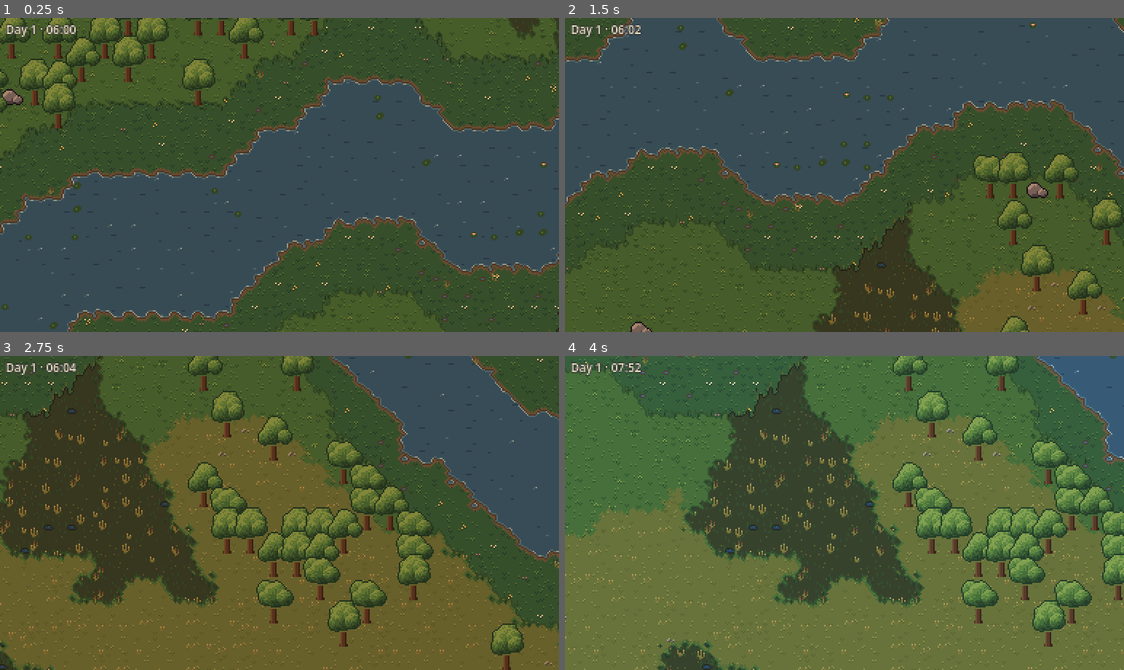
Above: before the commit, frames 1-4 (two rows, left to right).
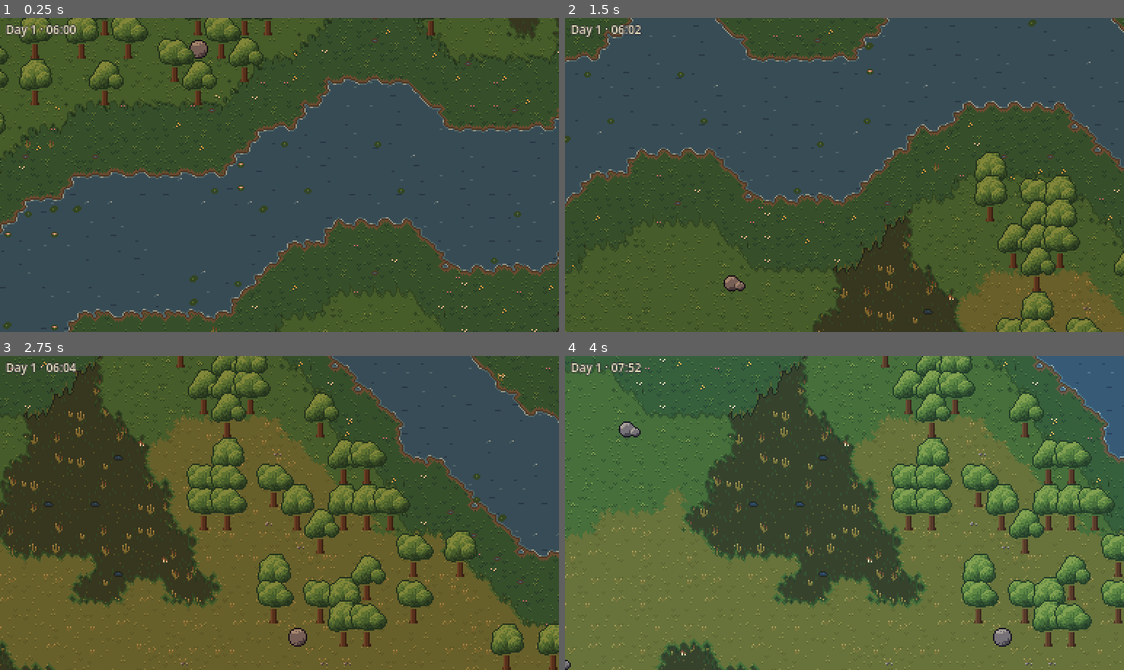
Above: after the commit, the same moments.

Repository: gentoomaniac/sandbox-game
Game: Godot game, scene res://game/scenes/main.tscn
The game is run twice, just before and just after one commit, with the same random seed, the same clock (stepped at 60 frames per second) and the same inputs.
Inputs:
- Up to frame 1 (0.25 s): no input
- Up to frame 2 (1.5 s): tap Enter at 0.5 s; hold Right (ui_right) 0.53-1.28 s; hold Down (ui_down) from 1.28 s (still down)
- Up to frame 3 (2.75 s): release Down (ui_down) at 2.03 s; hold Right (ui_right) from 2.03 s (still down)
- Up to frame 4 (4 s): release Right (ui_right) at 2.78 s; hold F2 (toggle_fast_forward) 2.78-3.53 s; tap Space at 3.5 s; hold Left (ui_left) from 3.53 s (still down)

The runs differ from the first frame. In frame 1, 11% of the frame differs, in the area x 0-100%, y 0-100%; in frame 2, 11%; in frame 3, 17%; in frame 4, 19%.

Commit message:
Use a stable position hash instead of Godot's hash()
PositionHash.of is an explicit 32-bit integer mix, used for object generation and the
tile, decoration and object variant picks, so generation does not depend on the engine's
hash(). Known values are pinned in a test. Also adds WorldView tests for the objects
layer and refreshes the chunk load timing comment.

Co-Authored-By: Claude Sonnet 5.5 <noreply@anthropic.com>

Diff:
--- a/game/scenes/object_tileset.gd
+++ b/game/scenes/object_tileset.gd
@@ -32,5 +32,5 @@
 ## neighbours differ.
 static func atlas_cell(object: WorldObject) -> Vector2i:
 	var object_type: Dictionary = WorldObjectTypes.TYPES[object.type]
-	var variant := hash(object.pos) % int(object_type["variants"])
+	var variant := PositionHash.of(object.pos) % int(object_type["variants"])
 	return Vector2i(variant, object_type["atlas_row"])
--- a/game/scenes/terrain_tileset.gd
+++ b/game/scenes/terrain_tileset.gd
@@ -136,7 +136,7 @@
 ## same edge variant: lush and dry grass share their shapes with ordinary grass, and only
 ## stay inside it when the variant matches.
 func atlas_cell(layer: int, mask: int, cell: Vector2i) -> Vector2i:
-	var roll := hash(cell)
+	var roll := PositionHash.of(cell)
 	if mask != FULL:
 		return Vector2i(roll % EDGE_VARIANTS * FULL + mask, layer)
 	return Vector2i(FULL_COLUMN + roll % _full_variant_counts[layer], layer)
@@ -151,7 +151,7 @@
 	var in_cluster := clampf((cluster - CLUSTER_START) * 3.0, 0.0, 1.0)
 	var chance := lerpf(DECORATION_CHANCE, CLUSTER_DECORATION_CHANCE, in_cluster)
 	# A different roll than atlas_cell's, so decorations don't follow the variants.
-	var roll := hash(Vector3i(tile_pos.x, tile_pos.y, 1))
+	var roll := PositionHash.of(tile_pos, 1)
 	if roll % 1000 >= chance * 1000:
 		return NO_DECORATION
 	return Vector2i(roll / 1000 % count, layer)
--- a/game/scenes/world_view.gd
+++ b/game/scenes/world_view.gd
@@ -13,7 +13,8 @@
 
 const LOAD_RADIUS := 3
 const UNLOAD_RADIUS := 5
-## Loading a chunk (generating it and drawing its layers) takes ~6 ms, at worst ~8 ms.
+## Loading a chunk (generating it, placing objects and drawing its layers) takes ~8 ms, at
+## worst ~10 ms.
 ## One per frame keeps a frame well under 16 ms and still streams far faster than the
 ## camera moves.
 const MAX_LOADS_PER_FRAME := 1
--- /dev/null
+++ b/game/world/position_hash.gd
@@ -0,0 +1,19 @@
+class_name PositionHash
+extends RefCounted
+## A stable integer hash of a tile position, for anything that must come out the same on
+## every machine and Godot version (generation, variant picks). Godot's hash() is not
+## documented as stable, so it is not used for that.
+
+const MASK := 0xFFFFFFFF
+
+
+## A non-negative 32-bit value from a position and a salt (e.g. the seed plus an offset, to
+## keep different uses independent).
+static func of(pos: Vector2i, salt := 0) -> int:
+	var h := salt & MASK
+	h = ((h ^ (pos.x & MASK)) * 0x9E3779B1) & MASK
+	h ^= h >> 15
+	h = ((h ^ (pos.y & MASK)) * 0x85EBCA6B) & MASK
+	h ^= h >> 13
+	h = (h * 0xC2B2AE35) & MASK
+	return h ^ (h >> 16)
--- a/game/world/world_generator.gd
+++ b/game/world/world_generator.gd
@@ -94,7 +94,7 @@
 	var tree_chance := FOREST_TREE_CHANCE if in_forest else CLEARING_TREE_CHANCE
 	# A hash of the position instead of a shared RNG, so the roll does not depend on the
 	# order chunks are generated in.
-	var roll := hash(Vector3i(world_pos.x, world_pos.y, _object_roll_seed)) % 10000 / 10000.0
+	var roll := PositionHash.of(world_pos, _object_roll_seed) % 10000 / 10000.0
 	if roll < tree_chance:
 		return WorldObjectTypes.OAK
 	if roll < tree_chance + STONE_CHANCE:
--- /dev/null
+++ b/tests/test_position_hash.gd
@@ -0,0 +1,17 @@
+extends GutTest
+## Pins values so that a change to the hash, which would move every generated tree, is
+## noticed.
+
+
+func test_known_values() -> void:
+	assert_eq(PositionHash.of(Vector2i(0, 0)), 0)
+	assert_eq(PositionHash.of(Vector2i(1, 0)), 2328593439)
+	assert_eq(PositionHash.of(Vector2i(0, 1)), 1364076727)
+	assert_eq(PositionHash.of(Vector2i(-5, 7)), 642244051)
+	assert_eq(PositionHash.of(Vector2i(1000, -1024), 42), 3128576049)
+
+
+func test_values_are_non_negative_32_bit() -> void:
+	for x in range(-40, 40):
+		var value := PositionHash.of(Vector2i(x, -x * 3), x)
+		assert_between(value, 0, PositionHash.MASK)
--- a/tests/test_world_view.gd
+++ b/tests/test_world_view.gd
@@ -109,3 +109,27 @@
 			var mask := TerrainTileset.mask_for(corners, layer)
 			cells[layer] = _view._tileset.atlas_cell(layer, mask, cell)
 	return cells
+
+
+func test_objects_are_drawn_on_load_and_erased_on_unload() -> void:
+	_view._load_chunk(RIGHT)
+	var object := _view.world.chunk_at(RIGHT).objects()[0]
+	assert_ne(_view._objects.get_cell_source_id(object.pos), -1)
+	assert_eq(_view._decorations.get_cell_source_id(object.pos), -1, "no decoration under it")
+	_view._unload_chunk(RIGHT)
+	assert_eq(_view._objects.get_cell_source_id(object.pos), -1)
+
+
+func test_objects_are_redrawn_when_added_and_removed() -> void:
+	_view._load_chunk(RIGHT)
+	var free_pos := Vector2i.ZERO
+	for local in Chunk.CHUNK_SIZE:
+		var pos := Chunk.to_world(RIGHT, Vector2i(local, 0))
+		if _view.world.object_at(pos) == null:
+			free_pos = pos
+	assert_eq(_view._objects.get_cell_source_id(free_pos), -1)
+	_view.world.add_object(WorldObject.new(WorldObjectTypes.OAK, free_pos))
+	assert_ne(_view._objects.get_cell_source_id(free_pos), -1)
+	assert_eq(_view._decorations.get_cell_source_id(free_pos), -1)
+	_view.world.remove_object(free_pos)
+	assert_eq(_view._objects.get_cell_source_id(free_pos), -1)
Not shown, added: game/world/position_hash.gd.uid
Not shown, added: tests/test_position_hash.gd.uid
